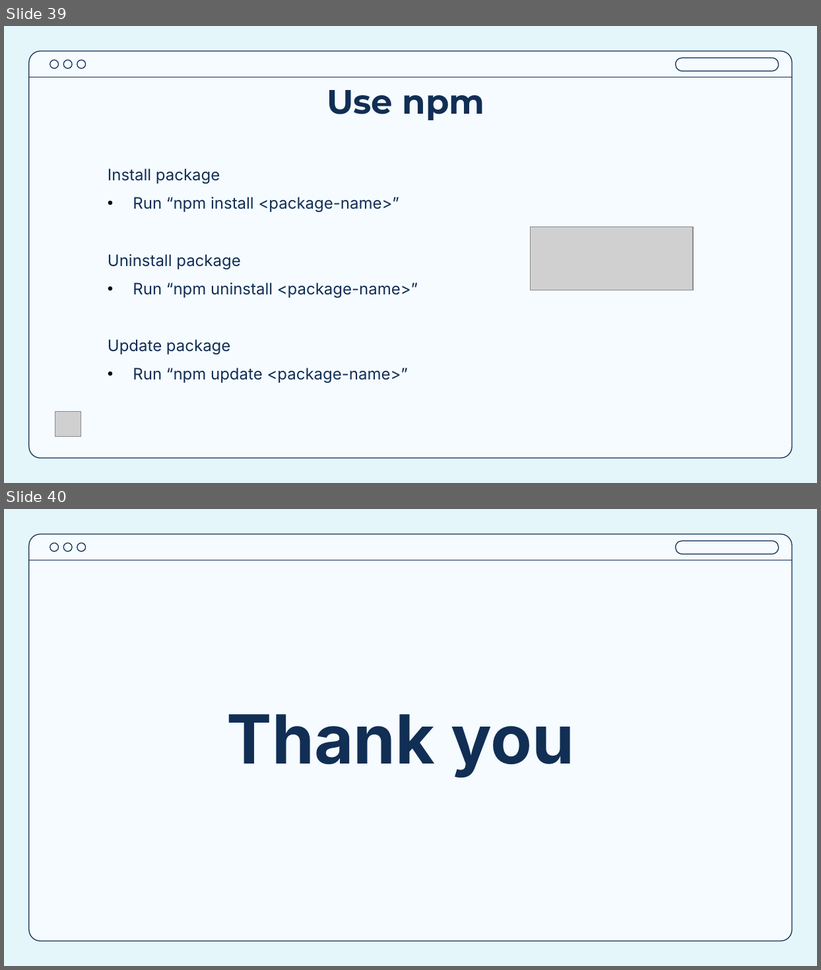
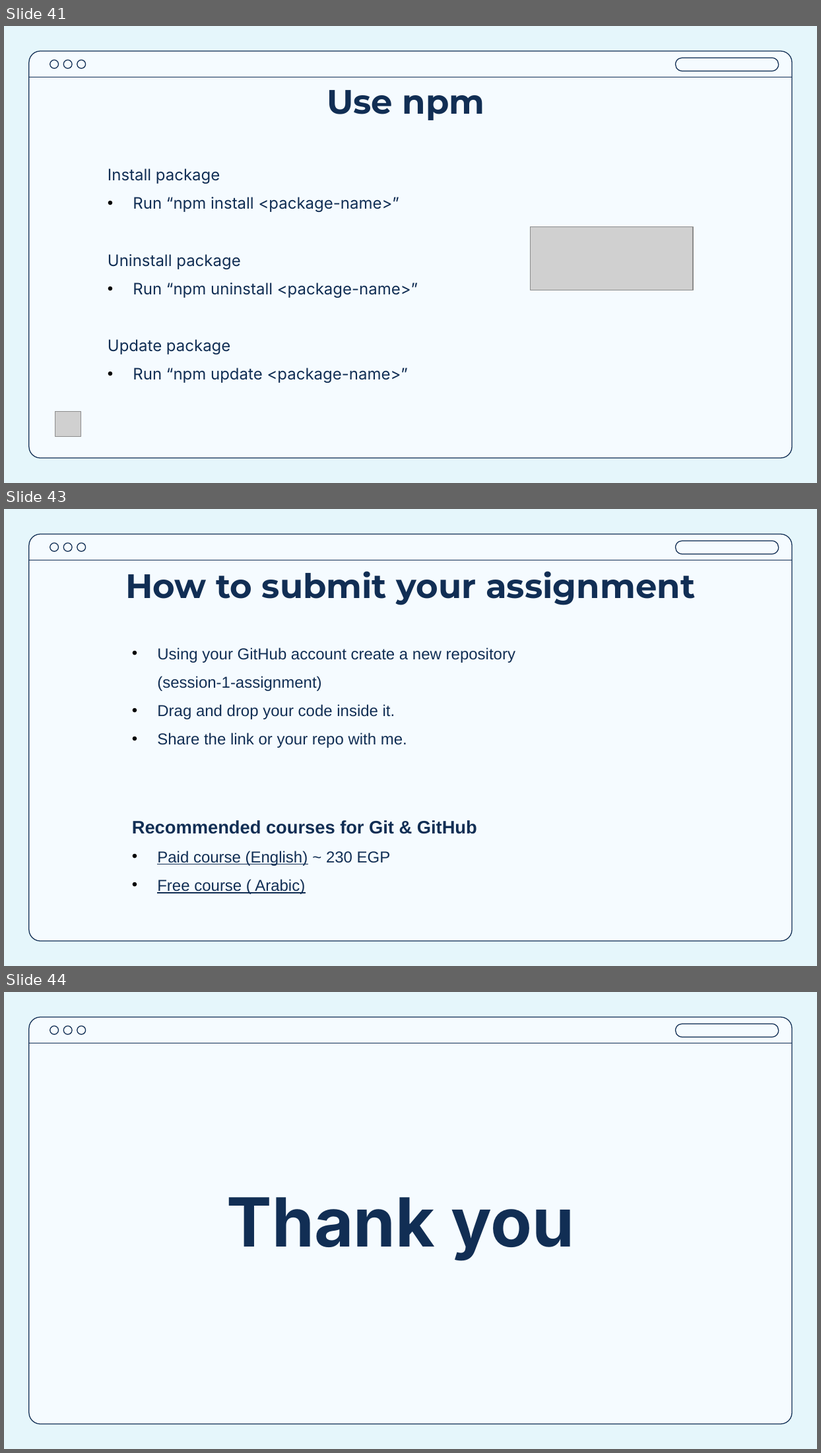
Before and after one commit to Ahmed-Khaled24/Node-workshop, a slide deck: Session 1 - Node Intro/Session 1.pptx. Shown one above the other, each under a label of ours: slides 39 and 40 before the commit, slides 41, 43 and 44 after it; the slides between them are not shown. The pictures are 821x970 and 821x1453 pixels, drawn with LibreOffice and Linux fonts; fonts in the diff are those of the drawing; grey boxes stand for pictures. Boxes give left, top, right and bottom in pixels: in the first picture for what was removed or moved away, otherwise in the second. Text is boxed around its words. In the diff, an @@ line names an element or a change of style, - is before the commit and + after.

Commit message:
update Session 1

```diff
--- a/Session 1 - Node Intro/Session 1.pptx
+++ b/Session 1 - Node Intro/Session 1.pptx
@@ slide 43 added at bbox=[4, 509, 817, 966], background #AEE2F4 at 31% opacity; not listed: 6 template elements that a slide beside it also shows @@
@@ title added at bbox=[125, 571, 695, 605], 30 pt, text #112E54, bold @@
+How to submit your assignment
@@ text added at bbox=[132, 648, 516, 894], 14 pt, text #112E54 @@
+• Using your GitHub account create a new repository
+  (session-1-assignment)
+• Drag and drop your code inside it.
+• Share the link or your repo with me.
+Recommended courses for Git & GitHub
+• Paid course (English) ~ 230 EGP
+• Free course ( Arabic)
@@ what was slide 39 is now slide 41 @@
@@ what was slide 40 is now slide 44 @@
```
Also in this commit, not shown: 5 slides changed, 3 other slides added, 5 other files.
